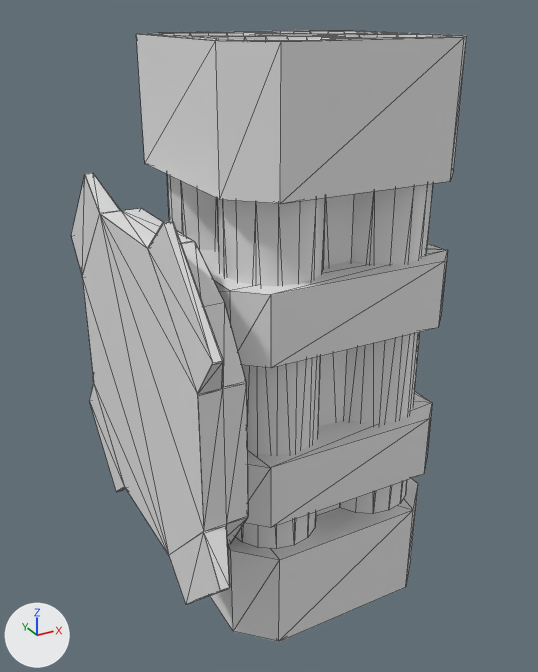
Before and after pictures for a commit that changed the FBX model Assets/Models/Weapons/launcher.fbx.
Camera for both pictures: a 50 mm camera at (-0.298, -0.716, 0.396) aimed at (0.109, 0.023, 0.026). The axes (+X, +Y, +Z) are drawn at lower left. The lights are the same throughout. Mesh edges are drawn as thin lines. Where no turn or scale is listed for an object, it has been applied to the vertices.

The first picture shows 'gun mount', 'launcher'.
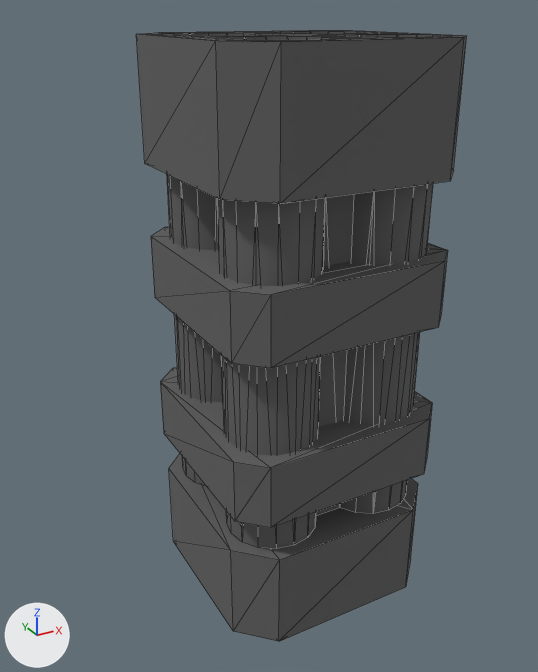
Location of each change, [x1, y1, x2, y2] in pixels of the pictures (538 x 672 px):
'gun mount', deleted: before [71, 173, 248, 605]
part 1 of me_cylinder_004, recoloured: [136, 30, 467, 642] in both
part 2 of me_cylinder_004, recoloured: [170, 182, 433, 549] in both
part 3 of me_cylinder_004, recoloured: [167, 174, 433, 545] in both

The change, as a diff of the scene's bpy script:
```diff
--- a/Assets/Models/Weapons/launcher.fbx.py
+++ b/Assets/Models/Weapons/launcher.fbx.py
@@ mat_metal_002 @@
+mat_metal_002 = principled_material('Metal.002')
+mat_metal_002.base_color = (0.121, 0.121, 0.121)  # dark grey #626262
+mat_metal_002.roughness = 1.0
@@ mat_metal @@
+mat_metal = principled_material('Metal')
+mat_metal.base_color = (0.121, 0.121, 0.121)  # dark grey #626262
+mat_metal.roughness = 1.0
@@ me_cylinder_004 @@
 me_cylinder_004.from_pydata(...)  # 288 vertices, 472 faces; spans x 0.066..0.354, y -0.144..0.144, z -0.316..0.37
 # used by ob_launcher; location = (-0.067, 0.022, 0.0)
+# me_cylinder_004 part 1: 384 of the faces centred in x 0.066..0.354, y -0.144..0.144, z -0.316..0.37 switch from no material to mat_metal_002 (dark grey #626262)
+# me_cylinder_004 part 2: all 44 faces centred in x 0.085..0.335, y -0.125..0.125, z -0.05 switch from no material to mat_metal (dark grey #626262)
+# me_cylinder_004 part 3: all 44 faces centred in x 0.085..0.335, y -0.125..0.125, z 0.09 switch from no material to mat_metal (dark grey #626262)
@@ ob_gun_mount @@
-ob_gun_mount = bpy.data.objects.new('gun mount', me_circle_002)
-ob_gun_mount.location = (-0.067, 0.022, 0.0)
```
